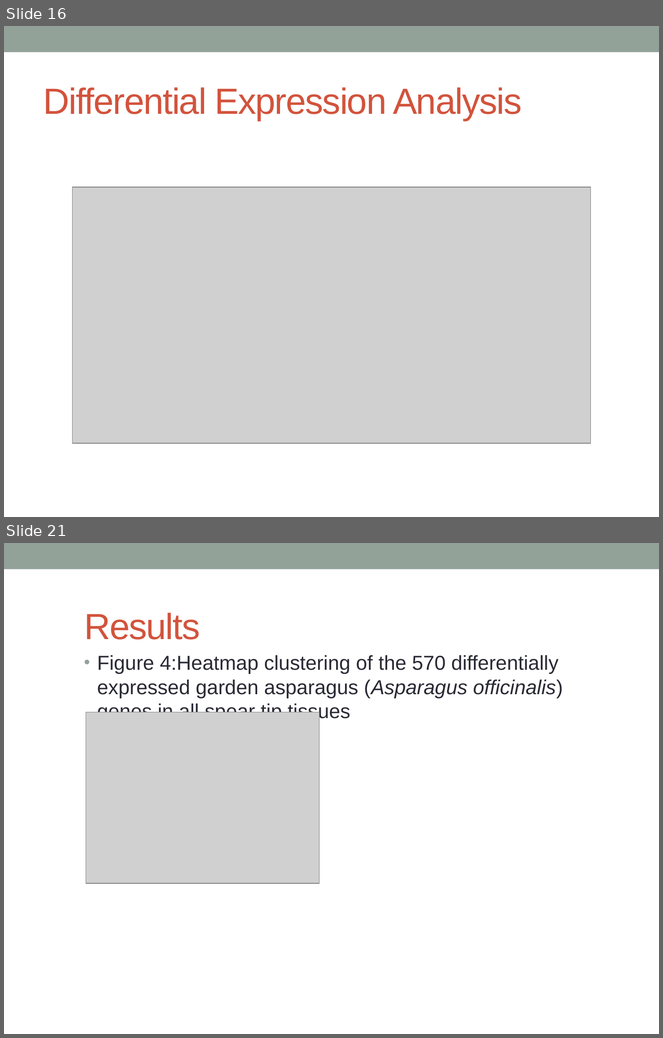
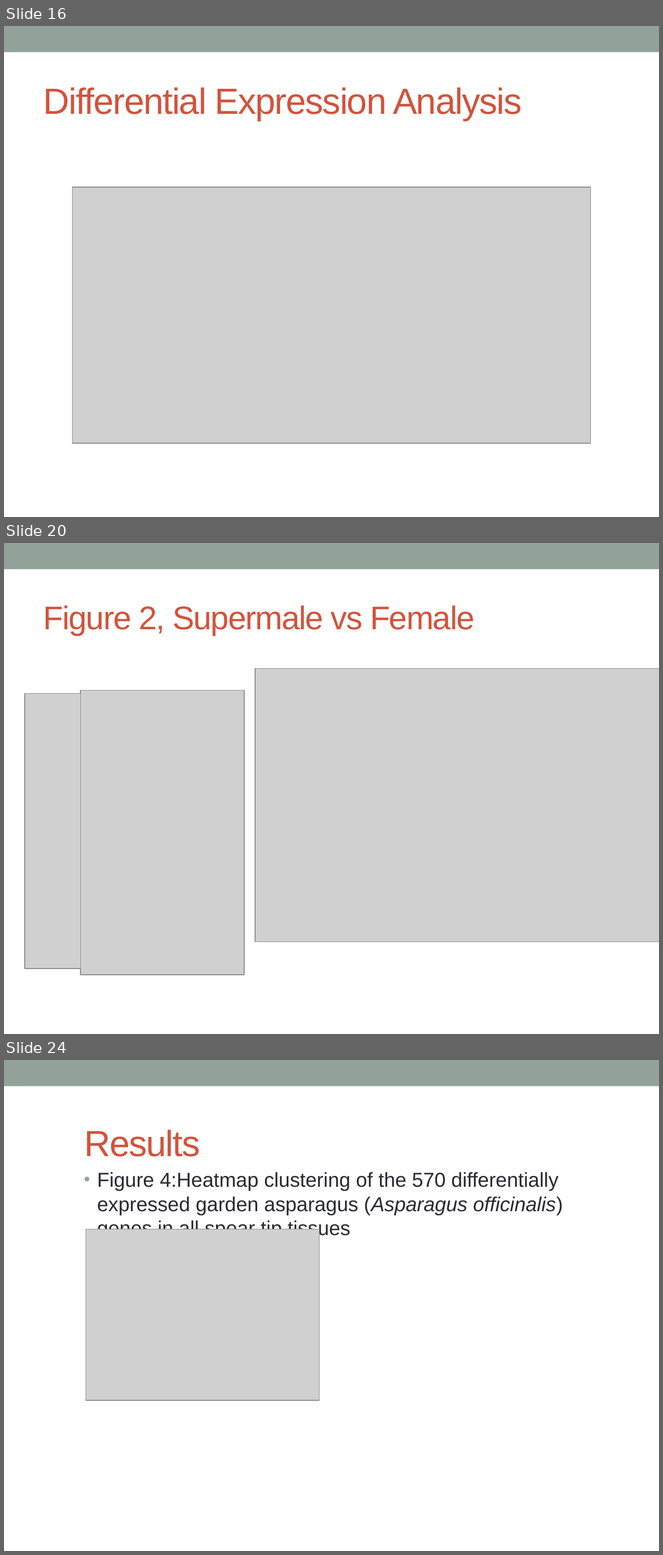
Before and after one commit to katholan/BCB546X-Spring2017_Valerin_final_project, a slide deck: asparagus.pptx. Shown one above the other, each under a label of ours: slides 16 and 21 before the commit, slides 16, 20 and 24 after it; the slides between them are not shown. The pictures are 663x1038 and 663x1555 pixels, drawn with LibreOffice and Linux fonts; fonts in the diff are those of the drawing; grey boxes stand for pictures. Boxes give left, top, right and bottom in pixels: in the first picture for what was removed or moved away, otherwise in the second. Text is boxed around its words. In the diff, an @@ line names an element or a change of style, - is before the commit and + after.

```diff
--- a/asparagus.pptx
+++ b/asparagus.pptx
@@ slide 20 added at box(4, 543, 659, 1034), background #FFFFFF; not listed: 1 template element that a slide beside it also shows @@
@@ title added at box(44, 605, 475, 636), 36 pt, text #D2533C @@
+Figure 2, Supermale vs Female
@@ picture added at box(255, 669, 659, 943) @@
@@ picture added at box(25, 694, 80, 969) @@
@@ picture added at box(80, 691, 244, 975) @@
@@ what was slide 21 is now slide 24 @@
```
Also in this commit, not shown: 3 slides changed, 3 other slides added, 1 slide removed.
